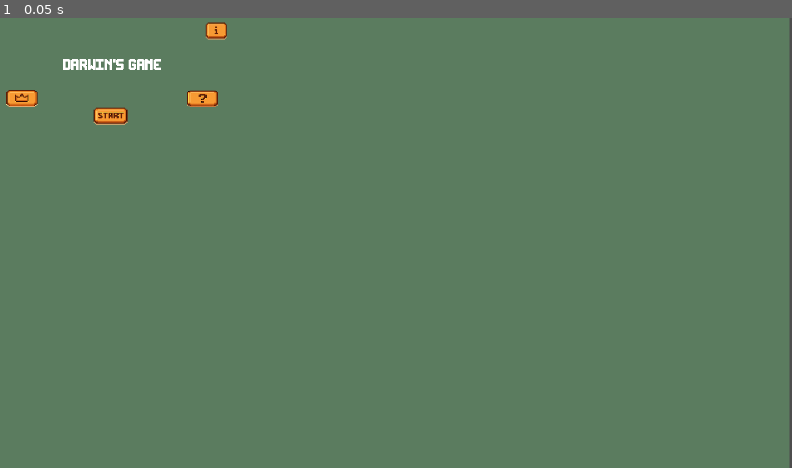
Above: before the commit, frame 1.
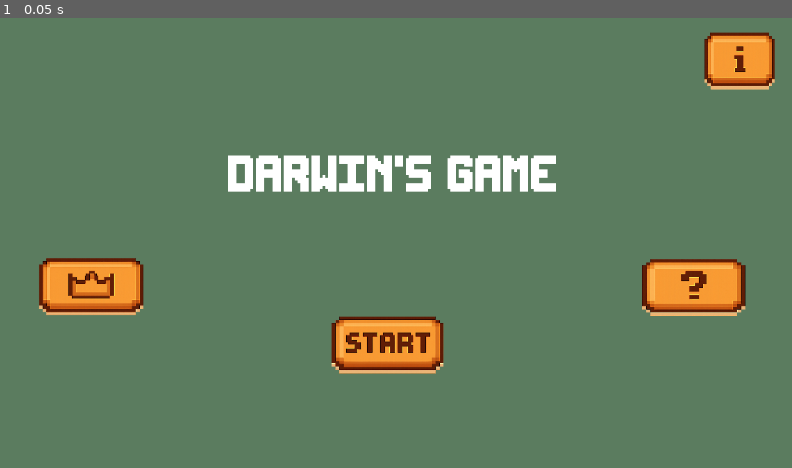
Above: after the commit, the same moment.

Repository: pr-th/D_Game
Game: Godot game, scene res://Scripts/game.tscn
The game is run twice, just before and just after one commit, with the same random seed, the same clock (stepped at 60 frames per second) and the same inputs.
Inputs:
- Up to frame 1 (0.05 s): no input

The runs differ from the first frame. In frame 1, 9.5% of the frame differs, in the area x 0-100%, y 0-100%.

Commit message:
plz work
jia shri ram

Diff:
--- a/Scenes/info.tscn
+++ b/Scenes/info.tscn
@@ -12,6 +12,7 @@
 metadata/_edit_horizontal_guides_ = [136.0, 411.0]
 
 [node name="TextureRect" type="TextureRect" parent="."]
+layout_mode = 0
 offset_top = -2.0
 offset_right = 1150.0
 offset_bottom = 647.0
@@ -19,6 +20,7 @@
 expand_mode = 1
 
 [node name="Right_page" type="RichTextLabel" parent="."]
+layout_mode = 0
 offset_left = 614.0
 offset_top = 137.0
 offset_right = 898.0
@@ -26,6 +28,7 @@
 bbcode_enabled = true
 
 [node name="Left_page" type="RichTextLabel" parent="."]
+layout_mode = 0
 offset_left = 242.0
 offset_top = 136.0
 offset_right = 533.0
@@ -44,12 +47,14 @@
 texture = ExtResource("3_qjrxf")
 
 [node name="next_button" type="Button" parent="."]
+layout_mode = 0
 offset_left = 867.0
 offset_top = 423.0
 offset_right = 910.0
 offset_bottom = 474.0
 
 [node name="prev_button" type="Button" parent="."]
+layout_mode = 0
 offset_left = 219.0
 offset_top = 424.0
 offset_right = 269.0
@@ -61,6 +66,7 @@
 texture = ExtResource("4_ahul7")
 
 [node name="home_btn" type="Button" parent="."]
+layout_mode = 0
 offset_left = 1003.0
 offset_top = 36.0
 offset_right = 1083.0
--- a/Scenes/main_menu.tscn
+++ b/Scenes/main_menu.tscn
@@ -18,6 +18,7 @@
 metadata/_edit_vertical_guides_ = [596.0, 223.0, 932.0, 575.0]
 
 [node name="Panel" type="Panel" parent="."]
+layout_mode = 0
 offset_right = 3829.0
 offset_bottom = 2166.0
 theme_override_styles/panel = SubResource("StyleBoxFlat_16hvj")
@@ -33,24 +34,28 @@
 text = "DARWIN'S GAME"
 
 [node name="Crown_BTN" type="Button" parent="."]
+layout_mode = 0
 offset_left = 71.0
 offset_top = 350.0
 offset_right = 218.0
 offset_bottom = 433.0
 
 [node name="Info_BTN" type="Button" parent="."]
+layout_mode = 0
 offset_left = 1026.0
 offset_top = 23.0
 offset_right = 1126.0
 offset_bottom = 104.0
 
 [node name="Question_BTN" type="Button" parent="."]
+layout_mode = 0
 offset_left = 939.0
 offset_top = 349.0
 offset_right = 1084.0
 offset_bottom = 434.0
 
 [node name="Start_BTN" type="Button" parent="."]
+layout_mode = 0
 offset_left = 488.0
 offset_top = 432.0
 offset_right = 650.0
--- a/project.godot
+++ b/project.godot
@@ -17,8 +17,6 @@
 
 [display]
 
-window/size/viewport_width=3840
-window/size/viewport_height=2160
 window/stretch/mode="viewport"
 
 [gui]
